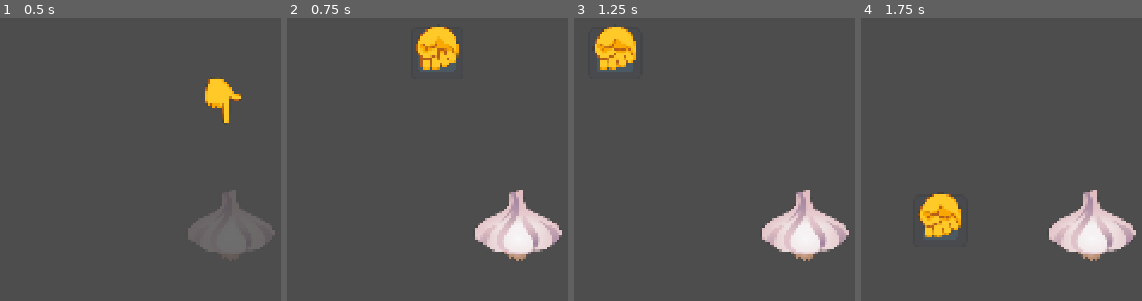
Above: before the commit, frames 1-4 (left to right).
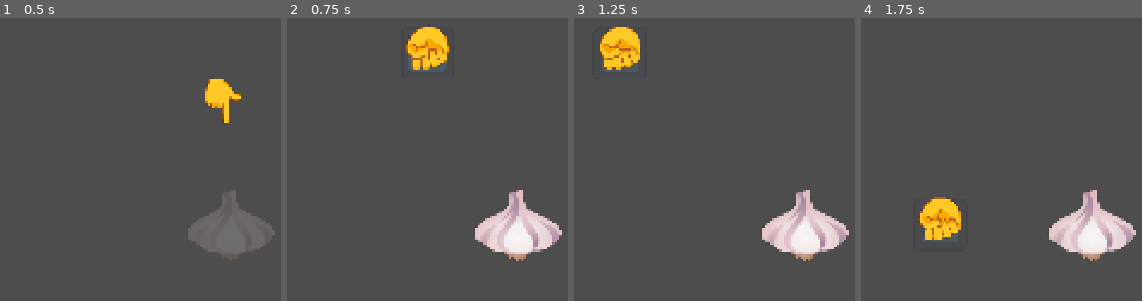
Above: after the commit, the same moments.

Repository: nstryder/Pumpkin-And-Mayhem
Game: Godot game, scene res://src/game_screens/garlic_game.tscn
Same seed, same stepped clock (60 frames per second), same inputs: the game is played once before the commit and once after it. This scene is started directly instead of the project's main scene. The engine's default icon, where the game draws it, is replaced by a stand-in: a white triangle on a blue panel in a dark square.
Inputs (mouse positions are in pixels of both pictures, inside the frame that each line leads up to):
- Up to frame 1 (0.5 s): no input
- Up to frame 2 (0.75 s): drag from (517, 216) to (outside the picture) at 0.52 s
- Up to frame 3 (1.25 s): no input
- Up to frame 4 (1.75 s): drag from (922, 190) to (1091, 216) at 1.27 s

Frame 1 is identical in both runs. In frame 2, 1.7% of the frame differs, in the area x 42-62%, y 3-20%; in frame 3, 1.2%; in frame 4, 1.2%.

Commit message:
Disable physics interpolation due to visual glitches

Diff:
--- a/project.godot
+++ b/project.godot
@@ -35,7 +35,6 @@
 [physics]
 
 3d/physics_engine="Jolt Physics"
-common/physics_interpolation=true
 
 [rendering]
 
--- a/src/game_screens/garlic_game.gd
+++ b/src/game_screens/garlic_game.gd
@@ -37,7 +37,6 @@
 		tween.kill()
 	tween = create_tween()
 	tween.finished.connect(_on_tween_finished)
-	tween.set_process_mode(Tween.TWEEN_PROCESS_PHYSICS)
 	(tween.tween_property(garlic_press, "position:y", 512, 1.0)
 		.set_trans(Tween.TRANS_CUBIC)
 		.set_ease(Tween.EASE_OUT)
